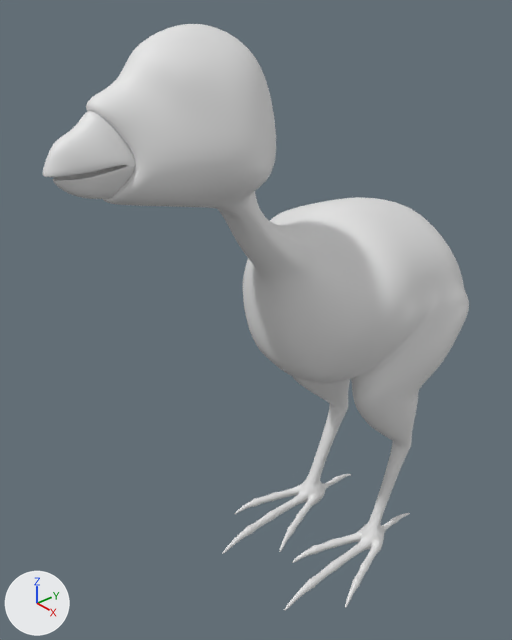
Renders of the Blender file development/CHARS/pirapomon_birdv1.blend from each side of a commit.
One viewpoint serves both versions: a camera (50 mm lens) standing at (0.1324, -0.1553, 0.1942) and looking at (-0.0095, -0.0324, 0.0946). Every picture has the same lights, and +X, +Y and +Z are marked at lower left.
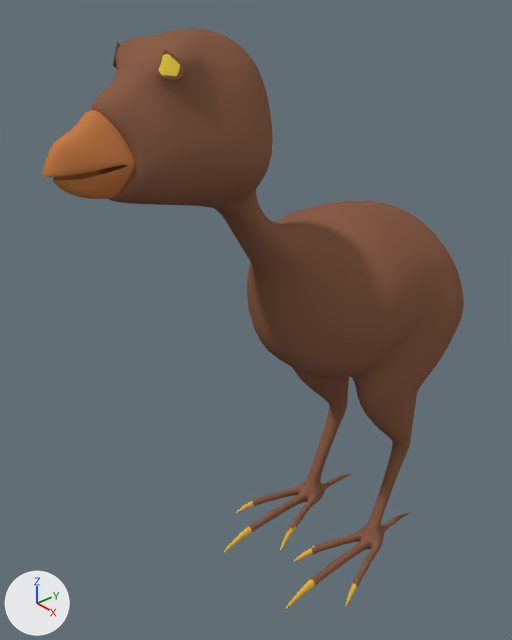
The edits, one by one:
Material 'Unha' (mat_unha) is new.
Its base color is (0.8, 0.464, 0.0533) (orange #e7b541).
Material 'Olho' (mat_olho) is new.
Its base color is (1.0, 0.781, 0.0724) (yellow #ffe54c).
Material 'Corpo' (mat_corpo) is new.
Its base color is (0.26, 0.117, 0.0687) (brown #8b604a).
Material 'Bico' (mat_bico) is new.
Its base color is (0.56, 0.203, 0.0657) (orange #c57c48).
me_cube_002 has 55 vertices, 40 faces and spans x 0.0..0.0077, y -0.0196..0.0019, z -0.0099..0.01.
me_cube_002 now uses material mat_bico (orange #c57c48).
me_cube_001 is used by ob_cube; location (0.0, 0.0, 0.0).
me_cube_001 had 568 vertices, 545 faces and spanned x 0.0..0.031, y -0.086..0.046, z 0.0..0.18.
me_cube_001 now has 593 vertices, 569 faces and spans x 0.0..0.029, y -0.084..0.045, z 0.0..0.179.
Part 1, on me_cube_001:
7 vertices are removed from x 0.003..0.029, y -0.03..-0.018, z 0.0..0.006.
44 faces are deleted.
30 vertices in x 0.0..0.022, y -0.079..0.038, z 0.001..0.175 move by (0.0, -0.001, 0.0).
25 vertices in x 0.0..0.029, y -0.085..-0.01, z 0.0..0.167 move by (0.0, 0.001, 0.0).
8 vertices in x 0.014..0.027, y -0.015..0.005, z 0.01..0.09 move by (0.0, 0.001, 0.003).
8 vertices in x 0.0..0.015, y -0.047..0.046, z 0.039..0.144 move by (0.0, -0.001, 0.001).
8 vertices in x 0.012..0.025, y -0.067..0.027, z 0.002..0.172 move by (-0.001, -0.001, 0.0).
7 vertices in x 0.0..0.026, y -0.085..0.021, z 0.063..0.166 move by (0.0, 0.001, -0.001).
148 vertices move from x 0.0..0.031, y -0.086..0.041, z 0.0..0.18 to x 0.0..0.029, y -0.084..0.041, z 0.0..0.179.
32 vertices are added at x 0.003..0.029, y -0.074..-0.019, z 0.001..0.177.
37 new faces join them, mat_corpo (brown #8b604a).
30 new faces join them, mat_unha (orange #e7b541).
1 new face joins them, mat_olho (yellow #ffe54c).
me_cube_001 part 2: 459 faces spanning x 0.0..0.028, y -0.084..0.045, z 0.0..0.179 switch from no material to mat_corpo (brown #8b604a).
me_cube_001 part 3: 42 faces spanning x 0.003..0.029, y -0.042..-0.016, z 0.0..0.005 switch from no material to mat_unha (orange #e7b541).
me_cube_001 now uses material mat_olho (yellow #ffe54c).

Location of each change, [x1, y1, x2, y2] in pixels of the pictures (512 x 640 px):
'Cube', reshaped
    before: [86, 24, 469, 611]
    after: [92, 28, 464, 609]
'Cube.001', recoloured (grey to brown)
    both: [43, 110, 135, 199]
part 1 of me_cube_001, built on
    before: [86, 24, 469, 611]
    after: [92, 28, 464, 609]
part 2 of me_cube_001, recoloured (grey to brown)
    both: [227, 208, 404, 585]
part 3 of me_cube_001, recoloured (white to orange)
    both: [224, 501, 356, 609]
